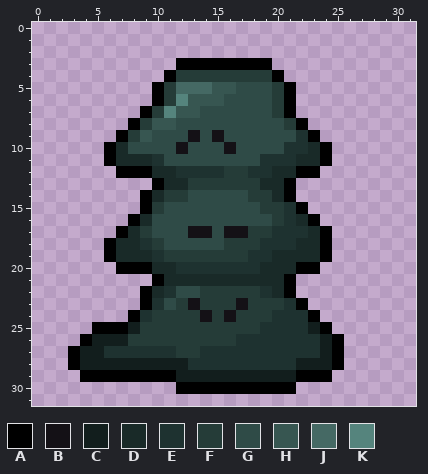
Edited in one commit: pixel-art sprite (Assets/Sprites/Animations/TripSlimeAnim/2.png). Above, as it was before the edit.
The file is 512x512 pixels, drawn in blocks of 16x16; one block is one cell here. Colours within 5 levels of each other are drawn and written as one.
Palette (. is transparent): A #000000  B #141116  C #121e1d  D #192a28  E #1e3230  F #253c38  G #2f4b47  H #375651  J #456964  K #55847d
Pixels before, first column x 3:
 3 .........AAAAAAAA......
 4 ........AFFFFFFFFA.....
 5 .......AFJJJHHGGGFA....
 6 .......AFKHHHGGGGFA....
 7 ......AFKHHGGGGGGFA....
 8 .....AFHHGGGGGGGGGFA...
 9 ....AFHGGGBGBGGGGGGEA..
10 ...ADGGGGBGGGBGGGGEEDA.
11 ...ADDDEGGGGGGGGEEEDDA.
12 ....AAADDEEEEFFEEDDAA..
13 .......ADDFFFFFFDDA....
14 ......ADFFGGGGGFFDA....
15 ......AFGGGGGGGGFFEA...
16 .....ADGGGGGGGGGGFEDA..
17 ....ADFGGGBBGBBFFEEEDA.
18 ...ADDEFGGGGGFFFEEEDDA.
19 ...ADDDEFFFFFFFEEDDDDA.
20 ....AAADDEEEEEEEDDDAA..
21 .......ADDDDDDDDDDA....
22 ......ADEGGFFFFFEDA....
23 ......AEGFBFFFBFFFEA...
24 .....AEFFFFBFBFFFEEEA..
25 ..AAACFFFFFFFFFFEEEECA.
26 .ACCCFFFFFFFFFEEEEEEECA
27 ACCEEEEEEFFEEEEEEEEEECA
28 ACCCCCCCCCEEEEEEEEECCCA
29 .AAAAAAAACCCCCCCCCCAAA.
30 .........AAAAAAAAAA....
After:
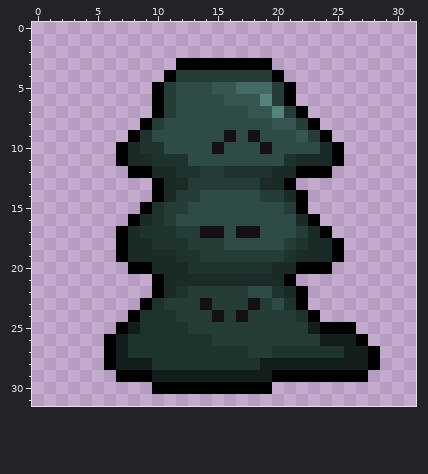
The edit:
{"y":5,"x":12,"old":"JJJ","new":"GGG"}
{"y":5,"x":17,"old":"GGG","new":"JJJ"}
{"y":6,"x":12,"old":"KHHHGGGG","new":"GGGGHHHK"}
{"y":7,"x":9,"old":"AFKHH","new":".AFGG"}
{"y":7,"x":18,"old":"GGFA.","new":"HHKFA"}
{"y":8,"x":8,"old":"AFHH","new":".AFG"}
{"y":8,"x":20,"old":"GFA.","new":"HHFA"}
{"y":9,"x":7,"old":"AFH","new":".AE"}
{"y":9,"x":13,"old":"B","new":"G"}
{"y":9,"x":15,"old":"BG","new":"GB"}
{"y":9,"x":18,"old":"G","new":"B"}
{"y":9,"x":22,"old":"EA.","new":"HFA"}
{"y":10,"x":6,"old":"ADGGG","new":".ADEE"}
{"y":10,"x":12,"old":"B","new":"G"}
{"y":10,"x":15,"old":"GB","new":"BG"}
{"y":10,"x":19,"old":"G","new":"B"}
{"y":10,"x":21,"old":"EEDA.","new":"GGGDA"}
{"y":11,"x":6,"old":"AD","new":".A"}
{"y":11,"x":11,"old":"GG","new":"EE"}
{"y":11,"x":19,"old":"EE","new":"GG"}
{"y":11,"x":24,"old":"A.","new":"DA"}
{"y":12,"x":7,"old":"A","new":"."}
{"y":12,"x":14,"old":"EEFF","new":"FFEE"}
{"y":12,"x":24,"old":".","new":"A"}
{"y":14,"x":9,"old":"ADF","new":".AD"}
{"y":14,"x":13,"old":"G","new":"F"}
{"y":14,"x":18,"old":"F","new":"G"}
{"y":14,"x":20,"old":"DA.","new":"FDA"}
{"y":15,"x":10,"old":"FGG","new":"EFF"}
{"y":15,"x":19,"old":"FFE","new":"GGF"}
{"y":16,"x":10,"old":"GG","new":"EF"}
{"y":16,"x":20,"old":"FE","new":"GG"}
{"y":17,"x":9,"old":"FGGGB","new":"EEEFF"}
{"y":17,"x":15,"old":"GB","new":"BG"}
{"y":17,"x":18,"old":"FFEEE","new":"BGGGF"}
{"y":18,"x":6,"old":"AD","new":".A"}
{"y":18,"x":9,"old":"EFGGGGGFFFEEED","new":"DEEEFFFGGGGGFE"}
{"y":18,"x":24,"old":"A.","new":"DA"}
{"y":19,"x":6,"old":"AD","new":".A"}
{"y":19,"x":10,"old":"EFFF","new":"DDEE"}
{"y":19,"x":18,"old":"EEDD","new":"FFFE"}
{"y":19,"x":24,"old":"A.","new":"DA"}
{"y":20,"x":7,"old":"A","new":"."}
{"y":20,"x":12,"old":"E","new":"D"}
{"y":20,"x":19,"old":"D","new":"E"}
{"y":20,"x":24,"old":".","new":"A"}
{"y":22,"x":9,"old":"ADEGG","new":".ADEF"}
{"y":22,"x":18,"old":"FEDA.","new":"GGEDA"}
{"y":23,"x":11,"old":"G","new":"F"}
{"y":23,"x":13,"old":"BF","new":"FB"}
{"y":23,"x":17,"old":"BF","new":"FB"}
{"y":23,"x":20,"old":"F","new":"G"}
{"y":24,"x":10,"old":"FF","new":"EE"}
{"y":24,"x":14,"old":"BFBF","new":"FBFB"}
{"y":24,"x":20,"old":"EE","new":"FF"}
{"y":25,"x":5,"old":"AA","new":".."}
{"y":25,"x":9,"old":"FFFF","new":"EEEE"}
{"y":25,"x":19,"old":"EEEE","new":"FFFF"}
{"y":25,"x":25,"old":"..","new":"AA"}
{"y":26,"x":4,"old":"ACC","new":"..A"}
{"y":26,"x":8,"old":"FFFFFFF","new":"EEEEEEE"}
{"y":26,"x":17,"old":"EEEEEEE","new":"FFFFFFF"}
{"y":26,"x":25,"old":"A..","new":"CCA"}
{"y":27,"x":3,"old":"ACCEE","new":"...AC"}
{"y":27,"x":12,"old":"FF","new":"EE"}
{"y":27,"x":18,"old":"EE","new":"FF"}
{"y":27,"x":24,"old":"CA...","new":"EECCA"}
{"y":28,"x":3,"old":"ACCC","new":"...A"}
{"y":28,"x":10,"old":"CCC","new":"EEE"}
{"y":28,"x":19,"old":"EEE","new":"CCC"}
{"y":28,"x":25,"old":"A...","new":"CCCA"}
{"y":29,"x":4,"old":"AAA","new":"..."}
{"y":29,"x":10,"old":"AA","new":"CC"}
{"y":29,"x":20,"old":"CC","new":"AA"}
{"y":29,"x":25,"old":"...","new":"AAA"}
{"y":30,"x":10,"old":"..","new":"AA"}
{"y":30,"x":20,"old":"AA","new":".."}
